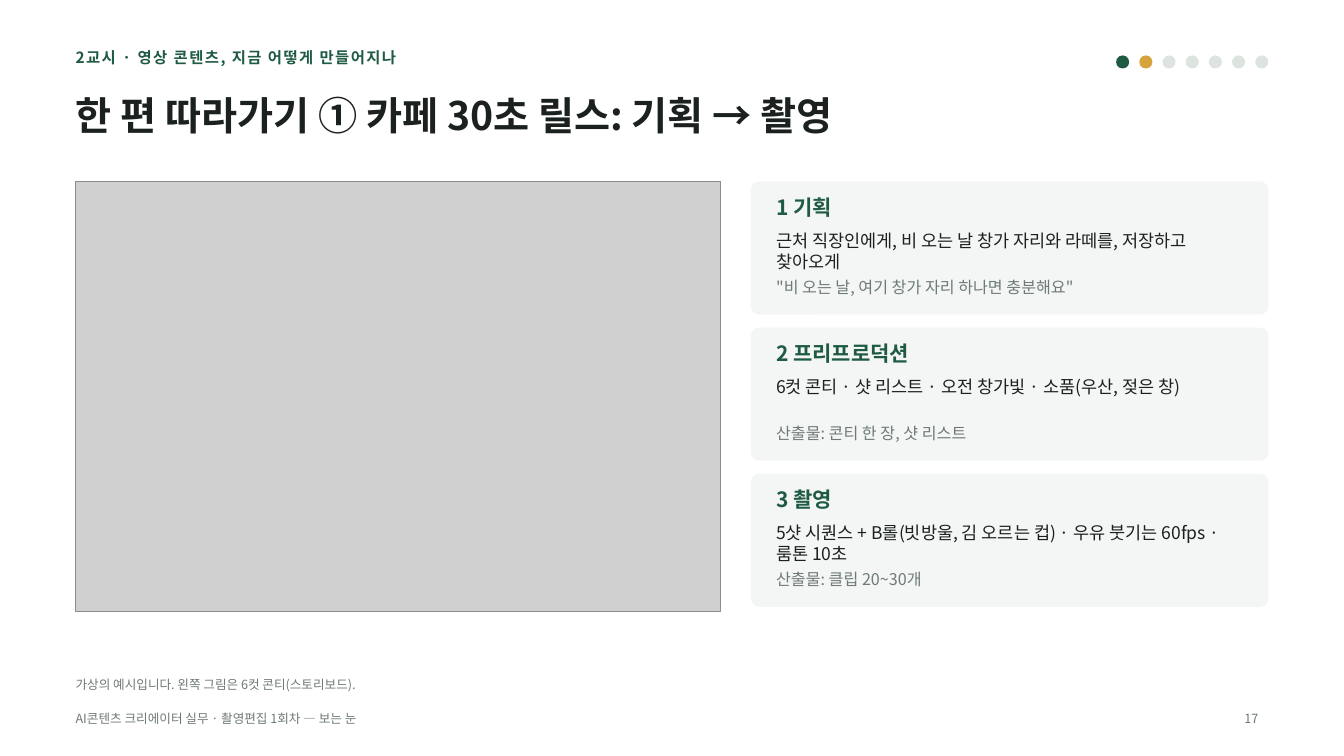
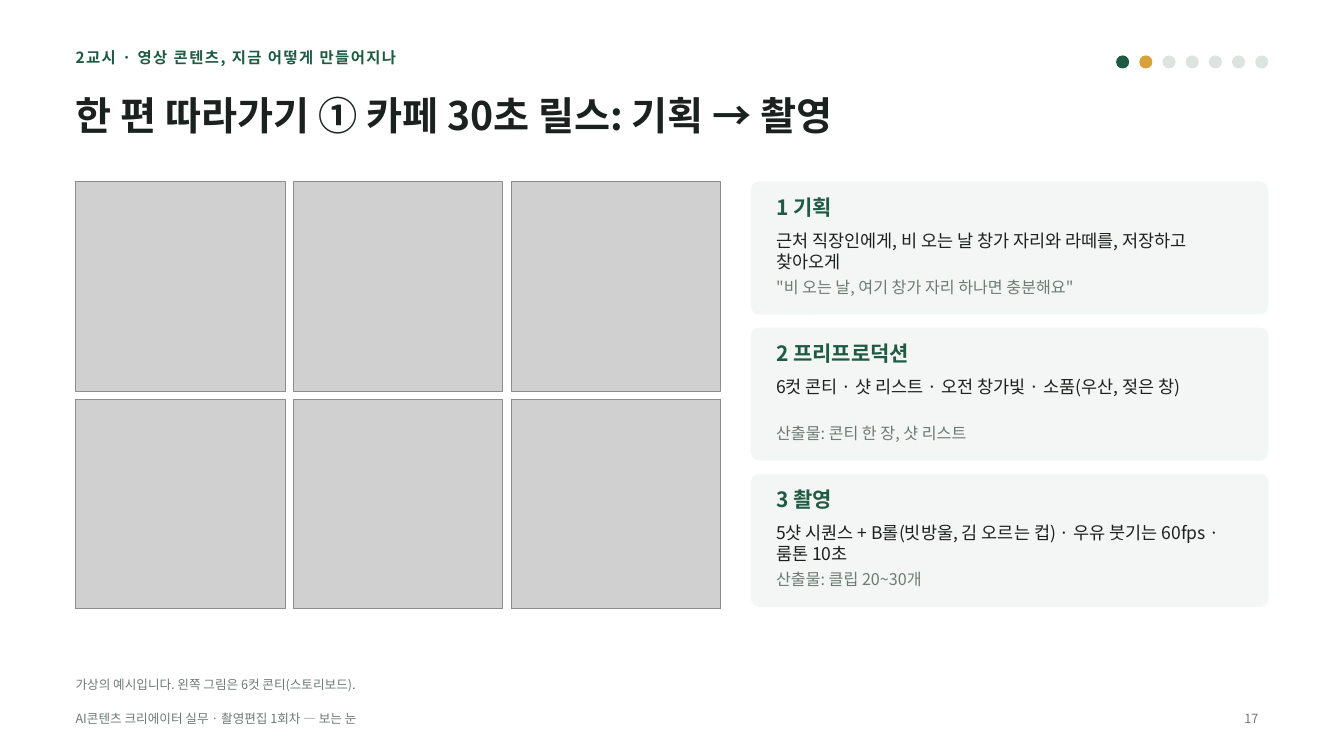
Before and after one commit to yujida/MARUBIT, a slide deck: slide 17 of lectures/01/1회차_보는눈_슬라이드.pptx. Drawn at 1344x756 pixels with LibreOffice and Linux fonts; fonts in the diff are those of the drawing; grey boxes stand for pictures. Boxes give left, top, right and bottom in pixels: in the first picture for what was removed or moved away, otherwise in the second. Text is boxed around its words. In the diff, an @@ line names an element or a change of style, - is before the commit and + after.

```diff
--- a/lectures/01/1회차_보는눈_슬라이드.pptx
+++ b/lectures/01/1회차_보는눈_슬라이드.pptx
@@ picture removed at [76, 181, 721, 612] @@
@@ picture added at [76, 181, 285, 391] @@
@@ picture added at [293, 181, 503, 391] @@
@@ picture added at [511, 181, 721, 391] @@
@@ picture added at [76, 399, 285, 609] @@
@@ picture added at [293, 399, 503, 609] @@
@@ picture added at [511, 399, 721, 609] @@
```
Also in this commit, not shown: 11 other files.
